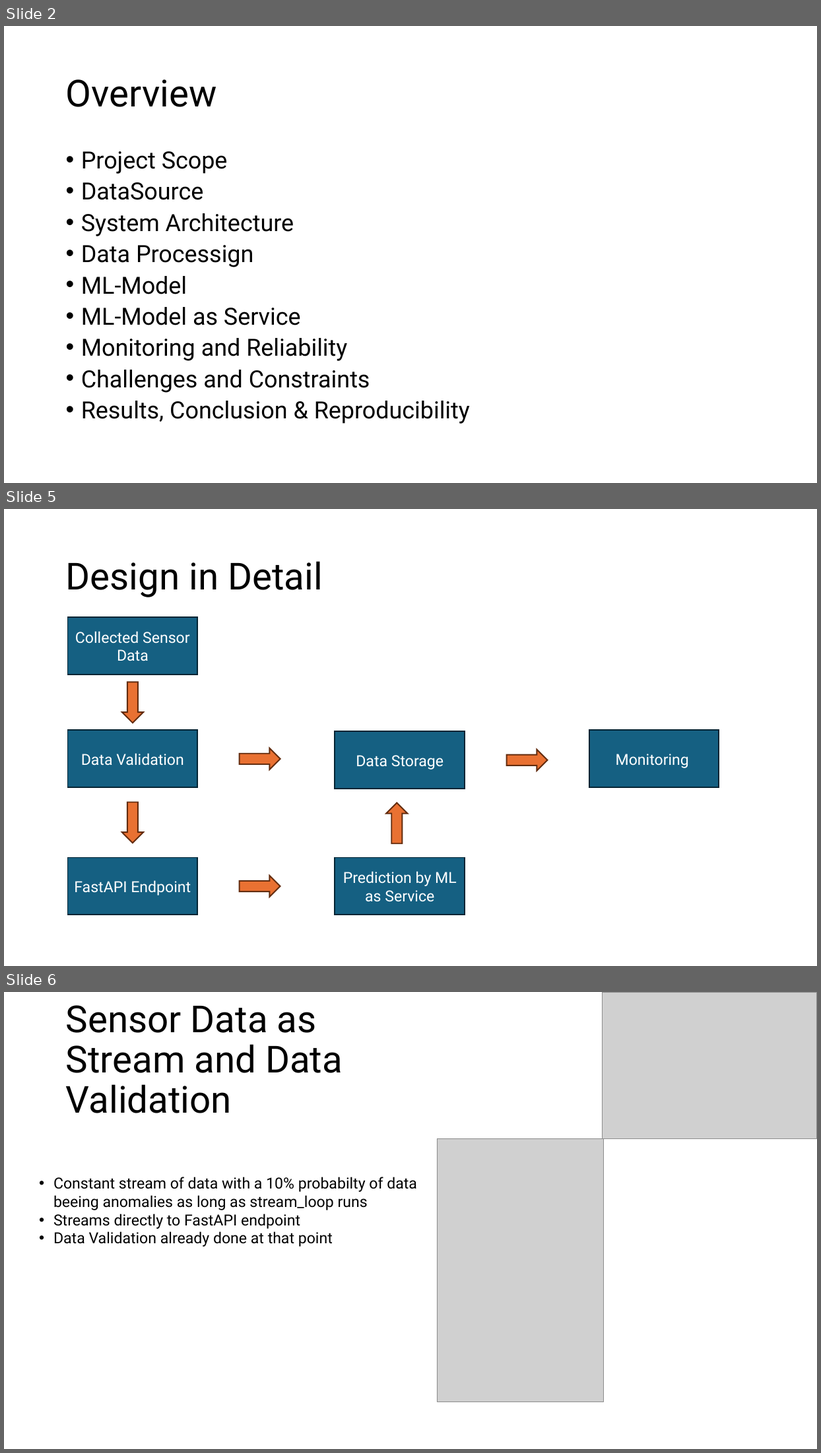
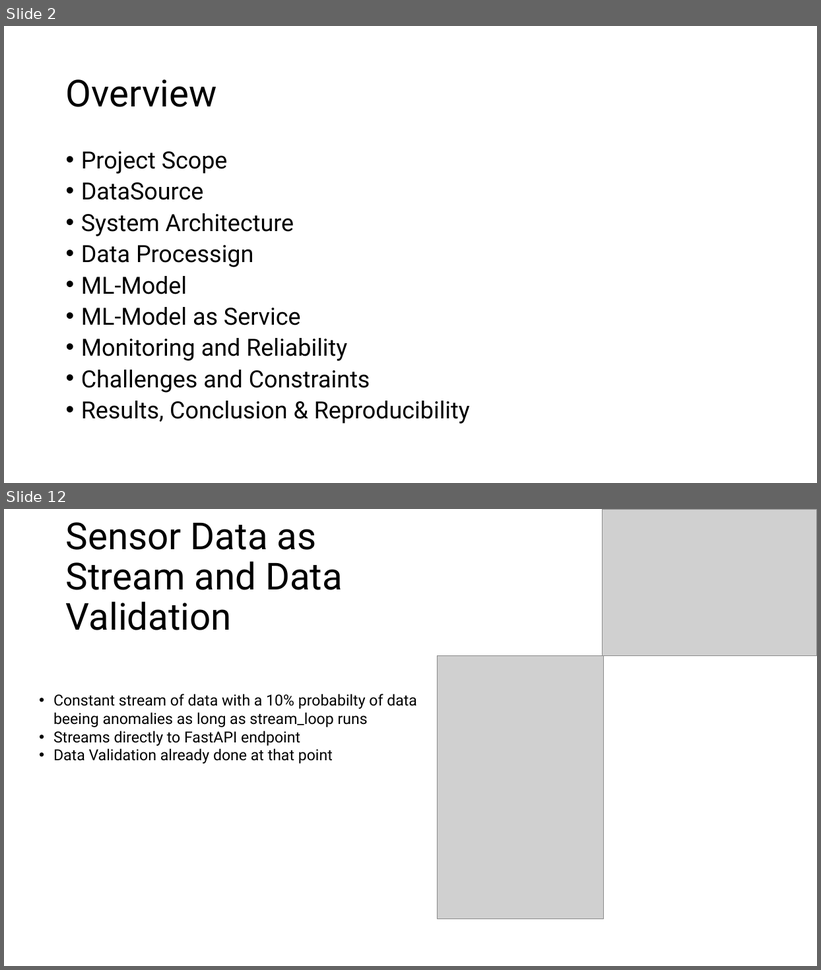
Before and after one commit to TheDauertoter/Factory_Learn, a slide deck: theblubbPP.ppt. Shown one above the other, each under a label of ours: slides 2, 5 and 6 before the commit, slides 2 and 12 after it; the slides between them are not shown. The pictures are 821x1453 and 821x970 pixels, drawn with LibreOffice and Linux fonts; fonts in the diff are those of the drawing; grey boxes stand for pictures. Boxes give left, top, right and bottom in pixels: in the first picture for what was removed or moved away, otherwise in the second. Text is boxed around its words. In the diff, an @@ line names an element or a change of style, - is before the commit and + after.

```diff
--- a/theblubbPP.ppt
+++ b/theblubbPP.ppt
@@ slide 5 removed at (4, 509, 817, 966), background #FFFFFF @@
@@ title removed at (66, 561, 323, 597) @@
-Design in Detail
@@ rectangle removed at (68, 617, 198, 675) @@
-Collected Sensor Data
@@ down arrow removed at (122, 682, 143, 723) @@
@@ rectangle removed at (68, 730, 198, 788) @@
-Data Validation
@@ rectangle removed at (335, 731, 465, 789) @@
-Data Storage
@@ rectangle removed at (589, 730, 719, 788) @@
-Monitoring
@@ down arrow removed at (239, 748, 280, 769) @@
@@ down arrow removed at (506, 750, 547, 771) @@
@@ down arrow removed at (122, 802, 143, 843) @@
@@ down arrow removed at (386, 803, 407, 844) @@
@@ rectangle removed at (68, 857, 198, 915) @@
-FastAPI Endpoint
@@ rectangle removed at (335, 857, 465, 915) @@
-Prediction by ML as Service
@@ down arrow removed at (239, 876, 280, 897) @@
@@ what was slide 6 is now slide 12 @@
```
Also in this commit, not shown: 2 slides changed, 7 slides added.
